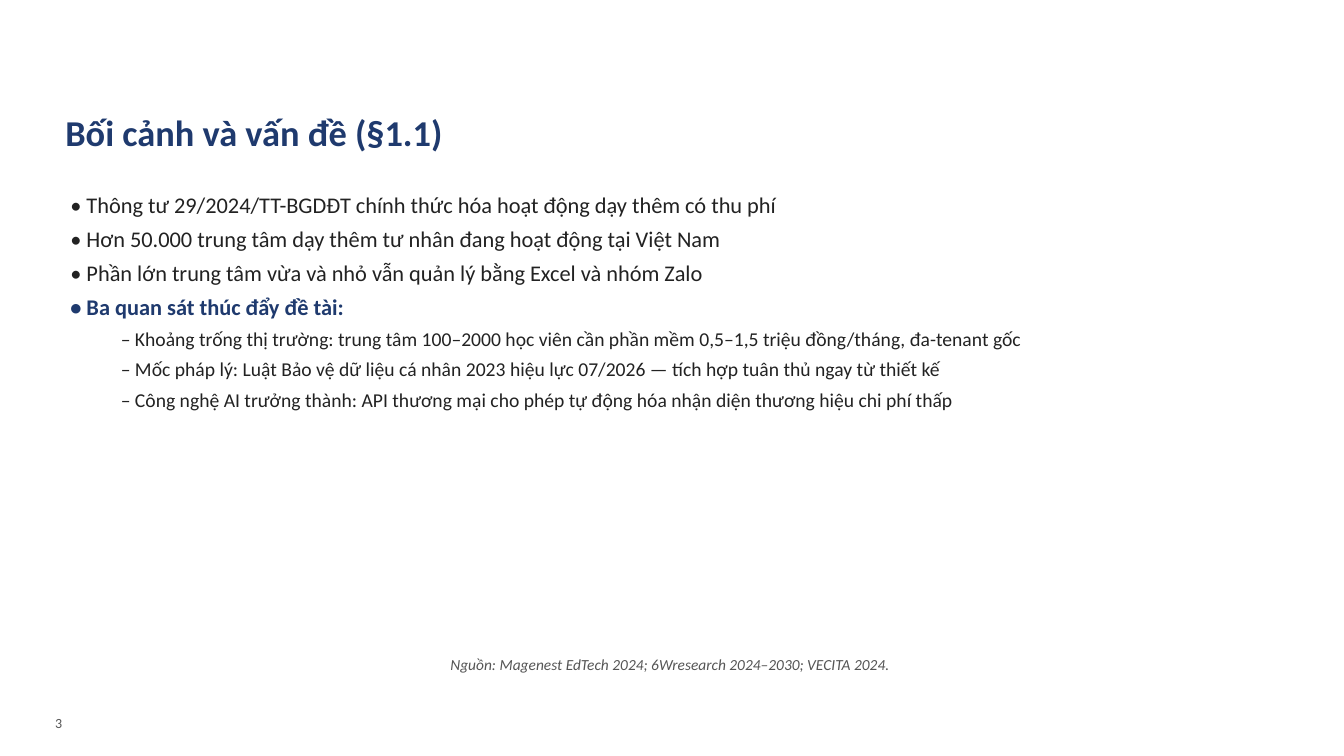
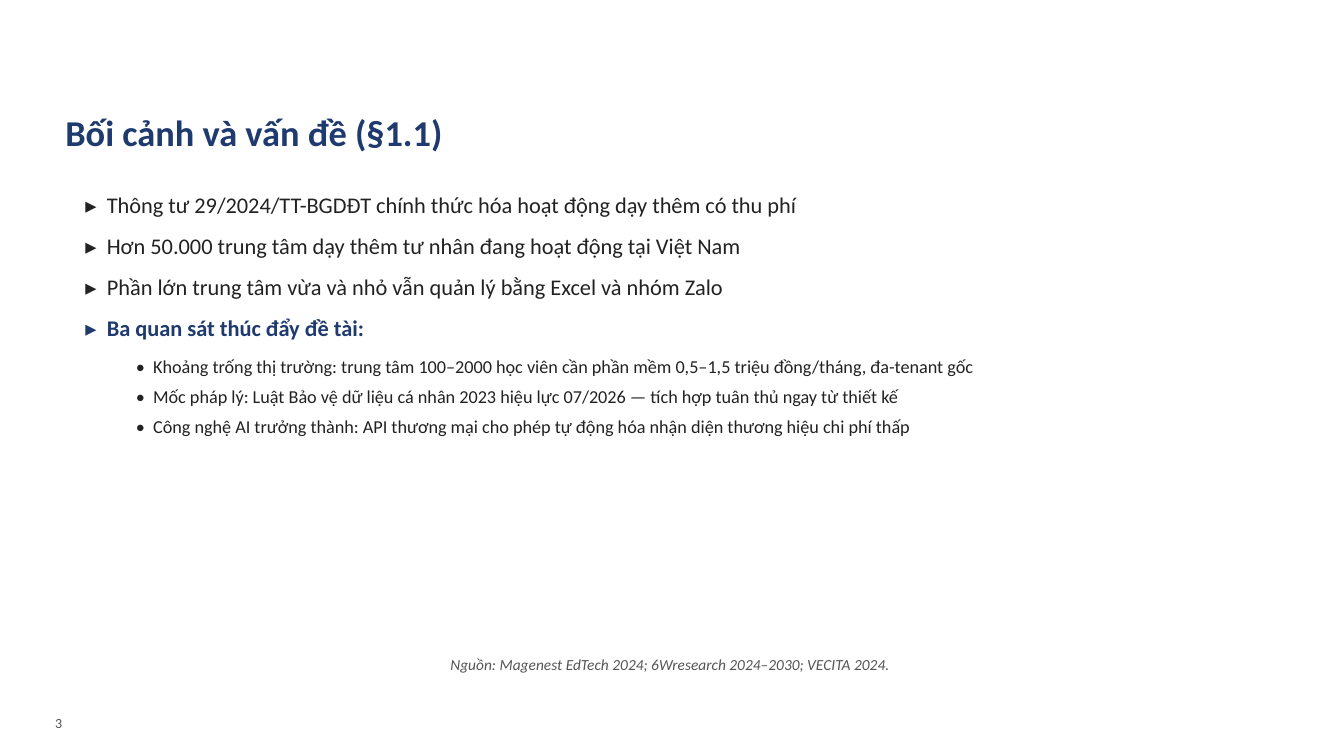
Before and after one commit to VictorAurelius/2026-Kite-Class-Platform, a slide deck: slide 3 of documents/08-thesis/defense/KiteHub-baove-khoaluan-20slide.pptx. Drawn at 1344x756 pixels with LibreOffice and Linux fonts; fonts in the diff are those of the drawing; background and template pictures are left out. Boxes give left, top, right and bottom in pixels: in the first picture for what was removed or moved away, otherwise in the second. Text is boxed around its words. In the diff, an @@ line names an element or a change of style, - is before the commit and + after.

```diff
--- a/documents/08-thesis/defense/KiteHub-baove-khoaluan-20slide.pptx
+++ b/documents/08-thesis/defense/KiteHub-baove-khoaluan-20slide.pptx
@@ text at (107, 197, 973, 436): text changed; size 14 to 13 pt @@
-• Thông tư 29/2024/TT-BGDĐT chính thức hóa hoạt động dạy thêm có thu phí
-• Hơn 50.000 trung tâm dạy thêm tư nhân đang hoạt động tại Việt Nam
-• Phần lớn trung tâm vừa và nhỏ vẫn quản lý bằng Excel và nhóm Zalo
-• Ba quan sát thúc đẩy đề tài:
-  – Khoảng trống thị trường: trung tâm 100–2000 học viên cần phần mềm 0,5–1,5 triệu đồng/tháng, đa-tenant gốc
-  – Mốc pháp lý: Luật Bảo vệ dữ liệu cá nhân 2023 hiệu lực 07/2026 — tích hợp tuân thủ ngay từ thiết kế
-  – Công nghệ AI trưởng thành: API thương mại cho phép tự động hóa nhận diện thương hiệu chi phí thấp
+▸ Thông tư 29/2024/TT-BGDĐT chính thức hóa hoạt động dạy thêm có thu phí
+▸ Hơn 50.000 trung tâm dạy thêm tư nhân đang hoạt động tại Việt Nam
+▸ Phần lớn trung tâm vừa và nhỏ vẫn quản lý bằng Excel và nhóm Zalo
+▸ Ba quan sát thúc đẩy đề tài:
+  • Khoảng trống thị trường: trung tâm 100–2000 học viên cần phần mềm 0,5–1,5 triệu đồng/tháng, đa-tenant gốc
+  • Mốc pháp lý: Luật Bảo vệ dữ liệu cá nhân 2023 hiệu lực 07/2026 — tích hợp tuân thủ ngay từ thiết kế
+  • Công nghệ AI trưởng thành: API thương mại cho phép tự động hóa nhận diện thương hiệu chi phí thấp
```
Also in this commit, not shown: 15 other slides changed, 1 other file.
